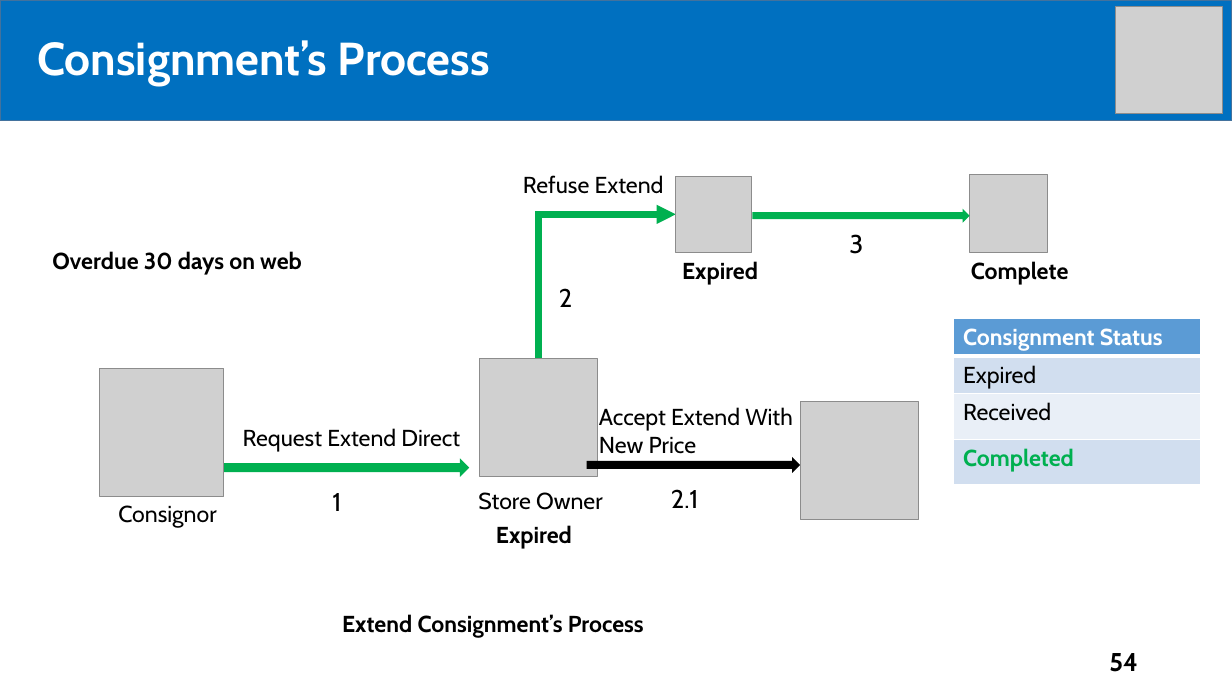
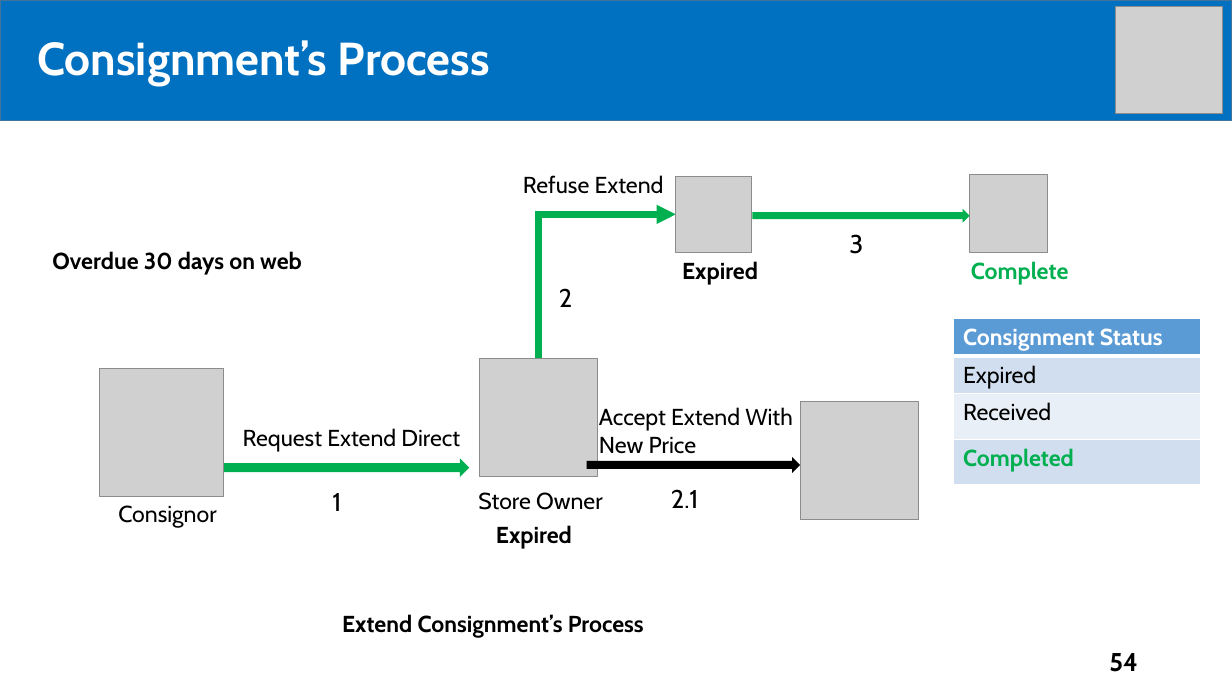
Before and after one commit to tiendan3108/CP, a slide deck: slide 54 of Source/Presentation/PreFinalPresentation.pptx. Drawn at 1232x693 pixels with LibreOffice and Linux fonts; fonts in the diff are those of the drawing; grey boxes stand for pictures. Boxes give left, top, right and bottom in pixels: in the first picture for what was removed or moved away, otherwise in the second. Text is boxed around its words. In the diff, an @@ line names an element or a change of style, - is before the commit and + after.

```diff
--- a/Source/Presentation/PreFinalPresentation.pptx
+++ b/Source/Presentation/PreFinalPresentation.pptx
@@ text "Complete" at <box>971,261,1069,285</box>: text colour #000000 to #00B050 @@
```
Also in this commit, not shown: 9 other slides changed, 1 slide added.
